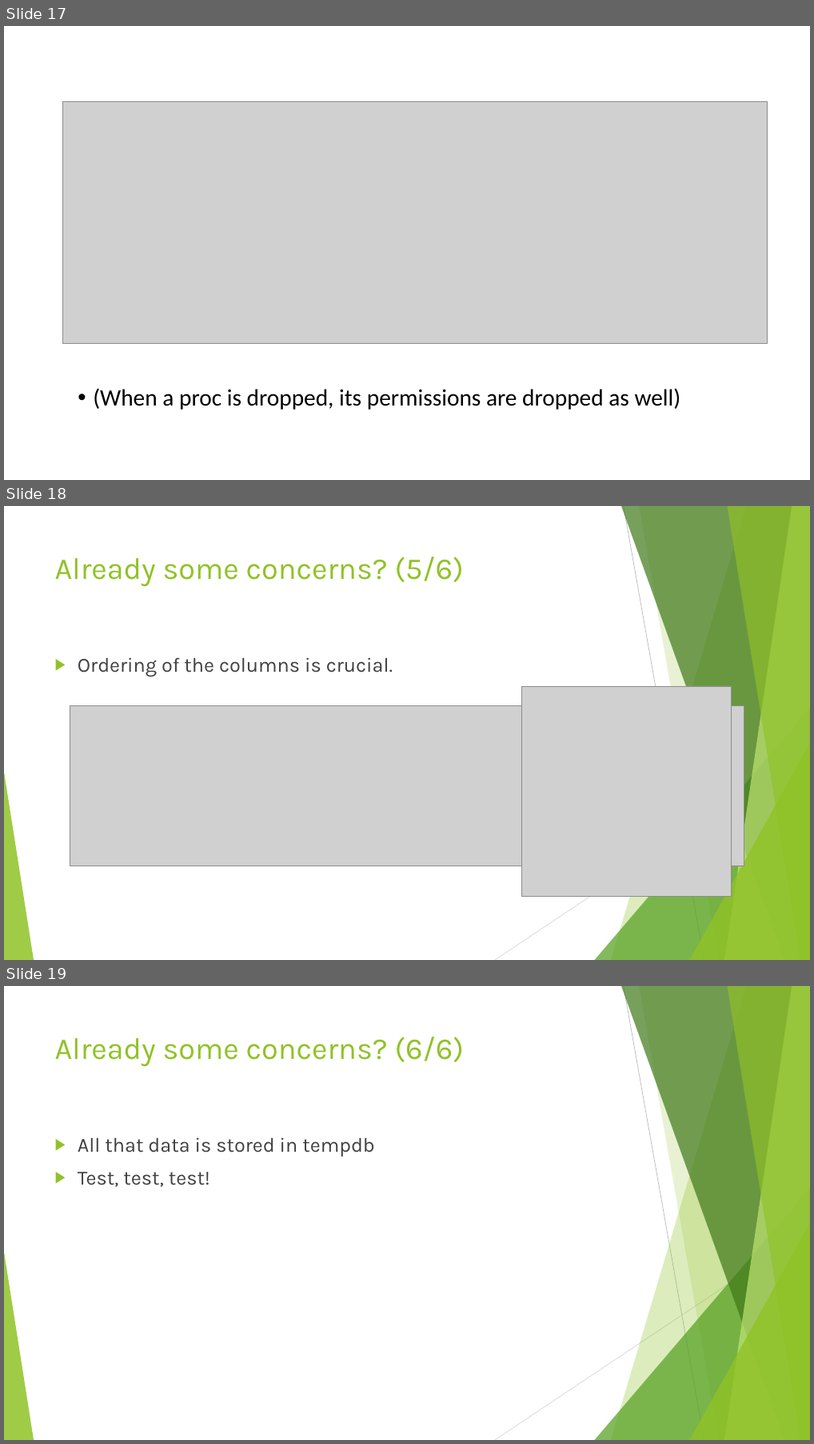
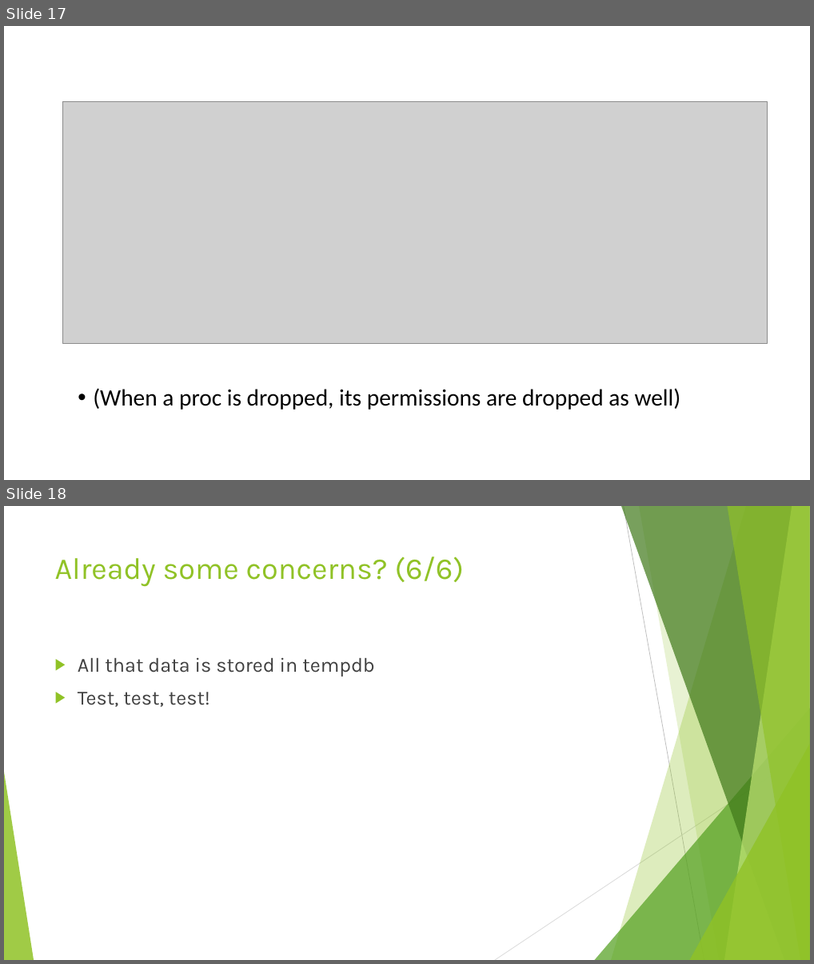
Before and after one commit to jbfoushee/MyPresentations, a slide deck: Datatables_and_Dataframes_to_SQL_Procs/User-defined Table Types.pptx. Shown one above the other, each under a label of ours: slides 17, 18 and 19 before the commit, slides 17 and 18 after it. The pictures are 814x1444 and 814x964 pixels, drawn with LibreOffice and Linux fonts; fonts in the diff are those of the drawing; grey boxes stand for pictures. Boxes give left, top, right and bottom in pixels: in the first picture for what was removed or moved away, otherwise in the second. Text is boxed around its words. In the diff, an @@ line names an element or a change of style, - is before the commit and + after.

```diff
--- a/Datatables_and_Dataframes_to_SQL_Procs/User-defined Table Types.pptx
+++ b/Datatables_and_Dataframes_to_SQL_Procs/User-defined Table Types.pptx
@@ slide 18 removed at [4, 506, 810, 960], background #FFFFFF; not listed: 10 template elements that a slide beside it also shows @@
@@ title removed at [55, 556, 464, 587] @@
-Already some concerns? (5/6)
@@ text removed at [78, 657, 393, 676] @@
-▶ Ordering of the columns is crucial.
@@ picture removed at [522, 686, 732, 896] @@
@@ picture removed at [70, 706, 744, 866] @@
@@ what was slide 19 is now slide 18 @@
```
Also in this commit, not shown: 2 slides changed, 1 slide added, 8 other slides removed, 1 other file.
